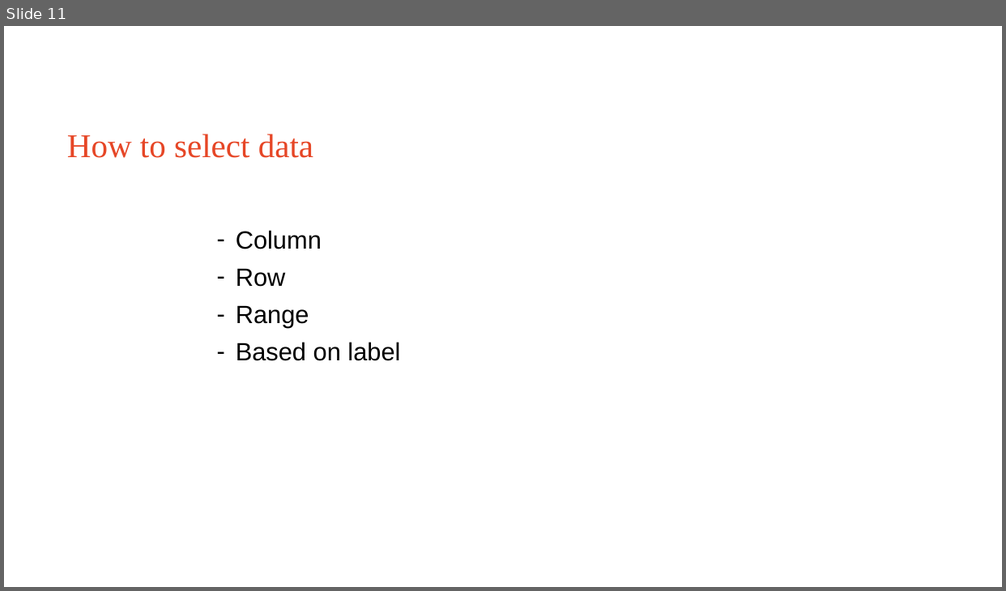
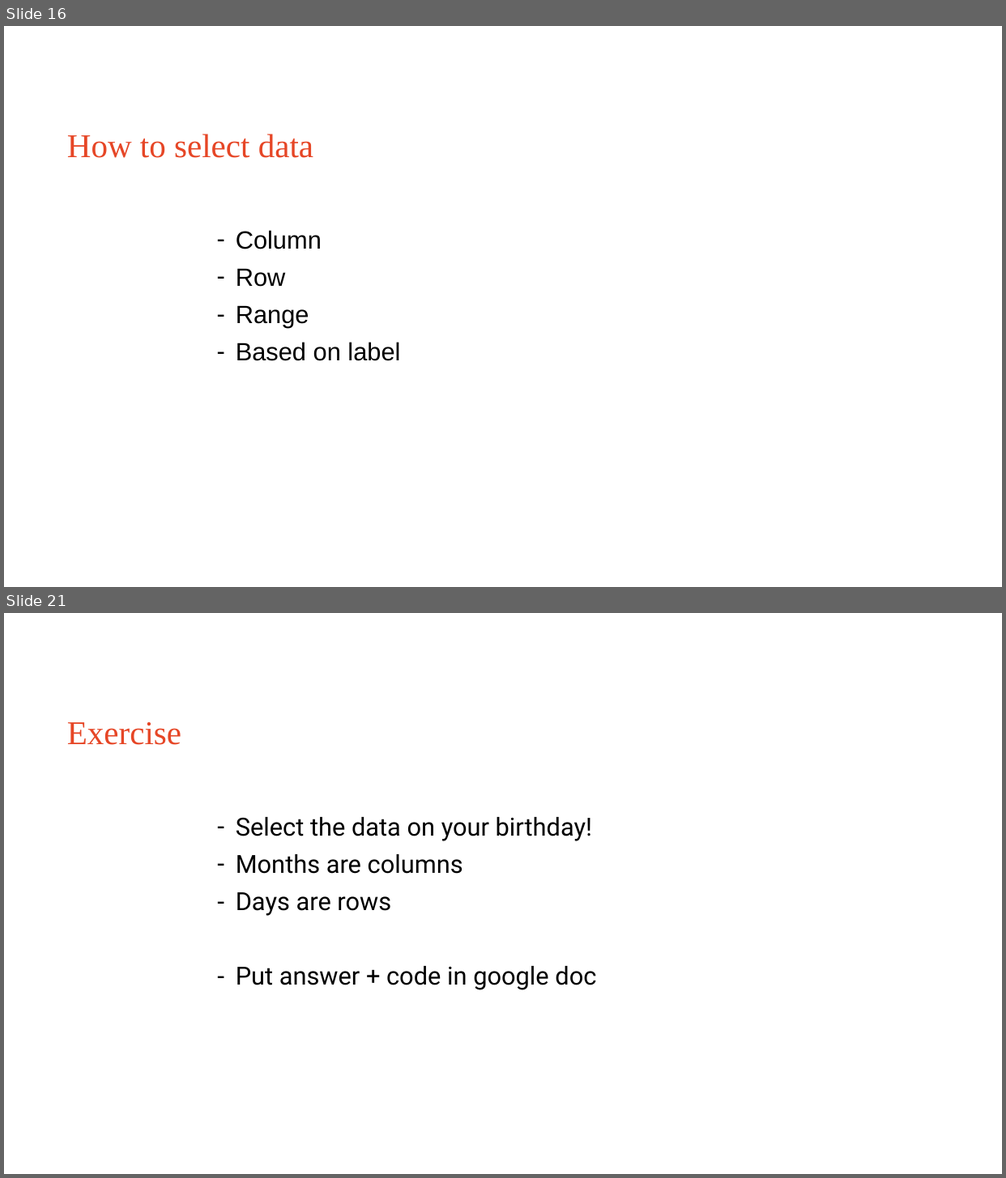
Before and after one commit to Sydney-Informatics-Hub/EDAinR, a slide deck: eda_r.pptx. Shown one above the other, each under a label of ours: slide 11 before the commit, slides 16 and 21 after it; the slides between them are not shown. The pictures are 1006x591 and 1006x1178 pixels, drawn with LibreOffice and Linux fonts; fonts in the diff are those of the drawing. Boxes give left, top, right and bottom in pixels: in the first picture for what was removed or moved away, otherwise in the second. Text is boxed around its words. In the diff, an @@ line names an element or a change of style, - is before the commit and + after.

Commit message:
Explains import viewing and selecting data
Slides updated to show process

Moved plotting to after viewing but before selecting .

Updated some live_code ref

Adds head to renv

```diff
--- a/eda_r.pptx
+++ b/eda_r.pptx
@@ slide 21 added at bbox=[4, 613, 1002, 1174], background #FFFFFF @@
@@ title added at bbox=[67, 722, 181, 745], 32 pt, text #E64626 @@
+Exercise
@@ text added at bbox=[236, 817, 596, 990], 24 pt, text #000000 @@
+– Select the data on your birthday!
+– Months are columns
+– Days are rows
+– Put answer + code in google doc
@@ what was slide 11 is now slide 16 @@
```
Also in this commit, not shown: 6 slides changed, 8 other slides added, 1 slide removed, 4 other files.
